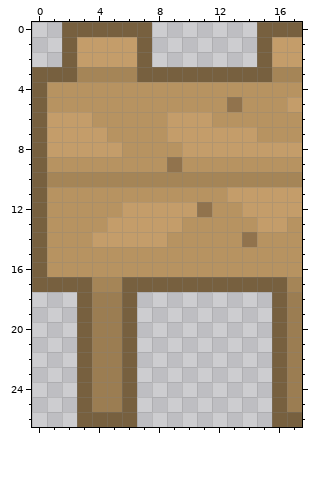
Two versions of one pixel-art sprite, resources/images/entities/wooden-fence-left-end.png. This is how it looked before the edit.
The file is 18x27 pixels. Colours within 5 levels of each other are drawn and written as one.
And afterwards:
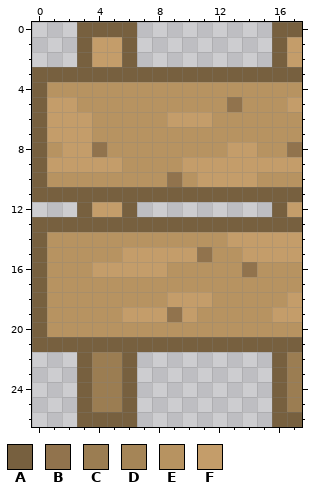
Palette (. is transparent): A #77603f  B #91734d  C #9b7d52  D #a58557  E #b79361  F #c49d6a
The exact change:
y 0: x 2 A -> .; x 7 A -> .; x 15 A -> .
y 1..2: x 2..3 AF -> .A; x 6..7 FA -> A.; x 15..16 AF -> .A
y 3: x 3..6 DDDD -> AAAA; x 16..17 DD -> AA
y 5: x 1..2 EE -> FF
y 7: x 4 F -> E; x 9..14 FFFFFF -> EEEEEE
y 8: x 1 F -> E; x 4..5 FF -> BE; x 10..12 FFF -> EEE; x 15..17 FFF -> EEB
y 9: x 1..5 EEEEE -> FFFFF; x 9..17 BEEEEEEEE -> EFFFFFFFF
y 10: x 1..17 DDDDDDDDDDDDDDDDD -> EEEEEEEEBEFFFFEEE
y 11: x 1..17 EEEEEEEEEEEEFFFFF -> AAAAAAAAAAAAAAAAA
y 12: x 0..16 AEEEEEFFFFFBEEFFF -> ...AFFA.........A
y 13: x 1..17 EEEEFFFFFEEEEEFFE -> AAAAAAAAAAAAAAAAA
y 14: x 4..8 FFFFF -> EEEEE; x 13..17 EBEEE -> FFFFF
y 15: x 6..11 EEEEEE -> FFFFFB; x 14..17 EEEE -> FFFF
y 16: x 4..8 EEEEE -> FFFFF; x 14 E -> B
y 17: x 1..17 AAADDAAAAAAAAAAAD -> EEEEEEEEEEEEEEEEE
y 18: x 0..17 ...ACCA.........AC -> AEEEEEEEEFFFEEEEEF
y 19: x 0..17 ...ACCA.........AC -> AEEEEEFFFBFEEEEEFF
y 20: x 0..17 ...ACCA.........AC -> AEEEEEEEEEEEEEEEEE
y 21: x 0..2 ... -> AAA; x 4..5 CC -> AA; x 7..15 ......... -> AAAAAAAAA; x 17 C -> A
